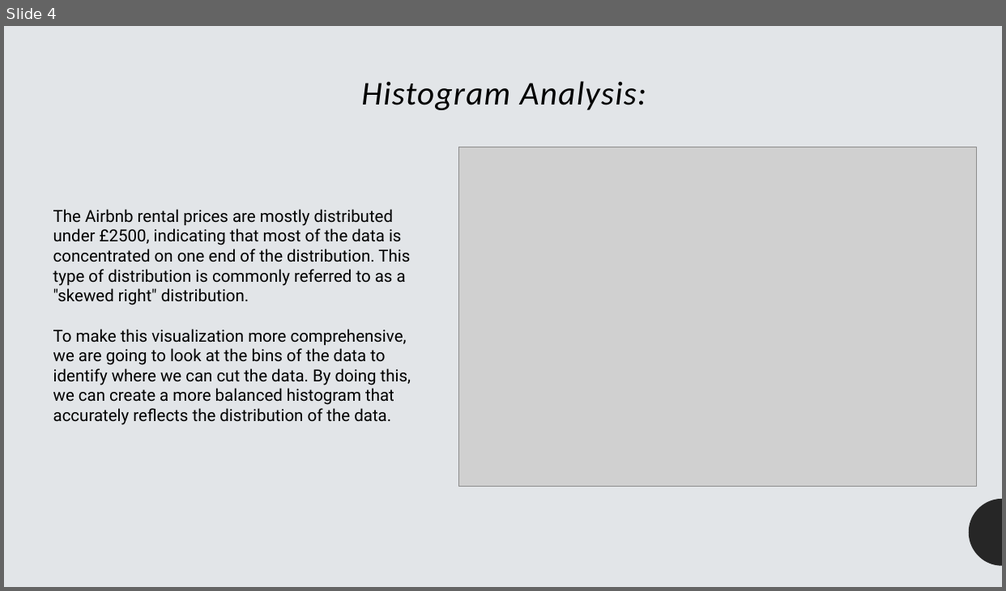
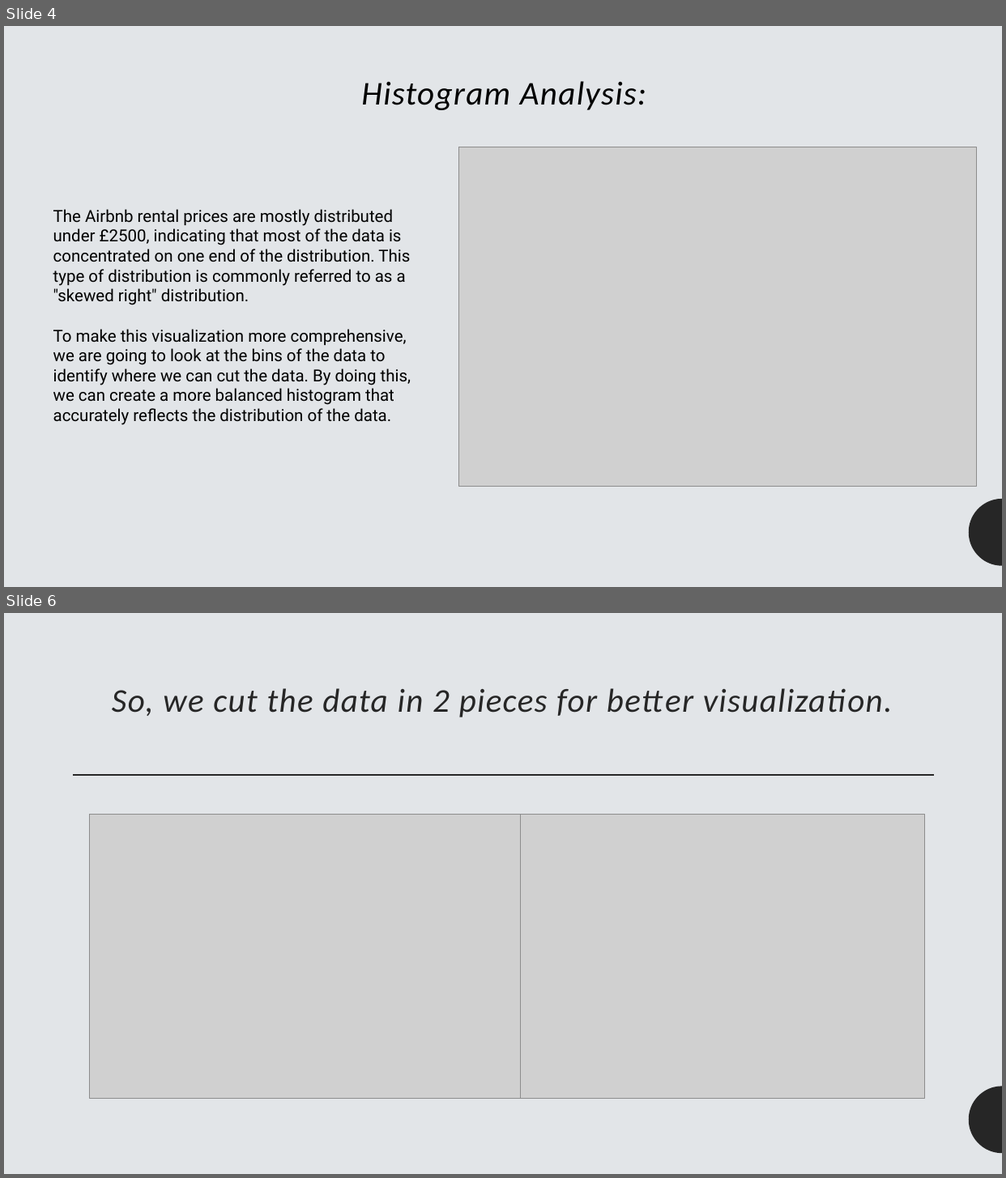
Before and after one commit to akhatamibellevue/DSC530_final_project, a slide deck: Airbnb prices analysis powerpoint.pptx. Shown one above the other, each under a label of ours: slide 4 before the commit, slides 4 and 6 after it; the slides between them are not shown. The pictures are 1006x591 and 1006x1178 pixels, drawn with LibreOffice and Linux fonts; fonts in the diff are those of the drawing; grey boxes stand for pictures. Boxes give left, top, right and bottom in pixels: in the first picture for what was removed or moved away, otherwise in the second. Text is boxed around its words. In the diff, an @@ line names an element or a change of style, - is before the commit and + after.

```diff
--- a/Airbnb prices analysis powerpoint.pptx
+++ b/Airbnb prices analysis powerpoint.pptx
@@ slide 6 added at [4, 613, 1002, 1174], background #E2E5E8; not listed: 1 template element that a slide beside it also shows @@
@@ rectangle added at [4, 613, 1002, 1174], fill #E2E5E8 @@
@@ title added at [112, 688, 892, 717], 32 pt, text #262626, italic @@
+So, we cut the data in 2 pieces for better visualization.
@@ line added from (934, 775) to (73, 775), #262626 1.5 pt @@
@@ picture added at [89, 815, 521, 1098] @@
@@ picture added at [521, 815, 924, 1098] @@
@@ freeform shape added at [969, 1086, 1002, 1153], fill #262626 @@
```
Also in this commit, not shown: 3 slides changed, 12 other slides added, 1 other file.
